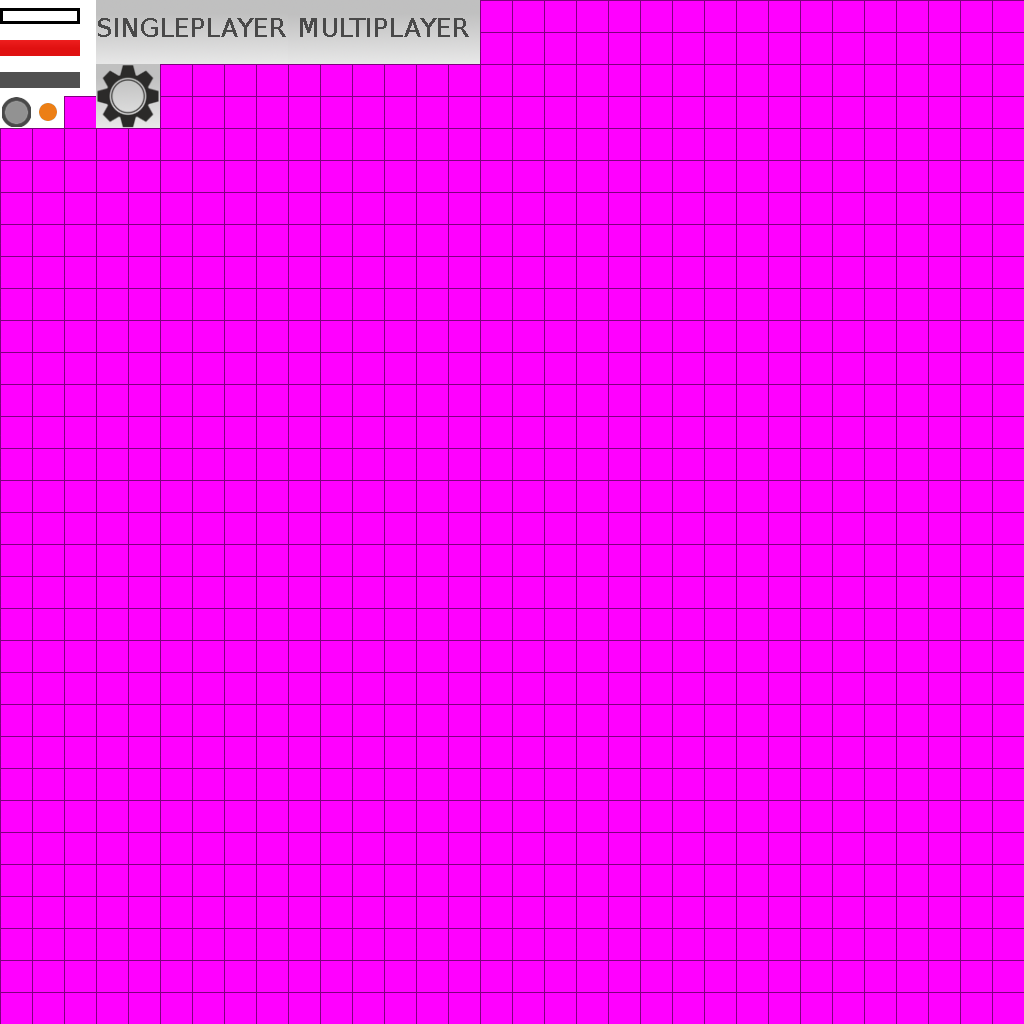
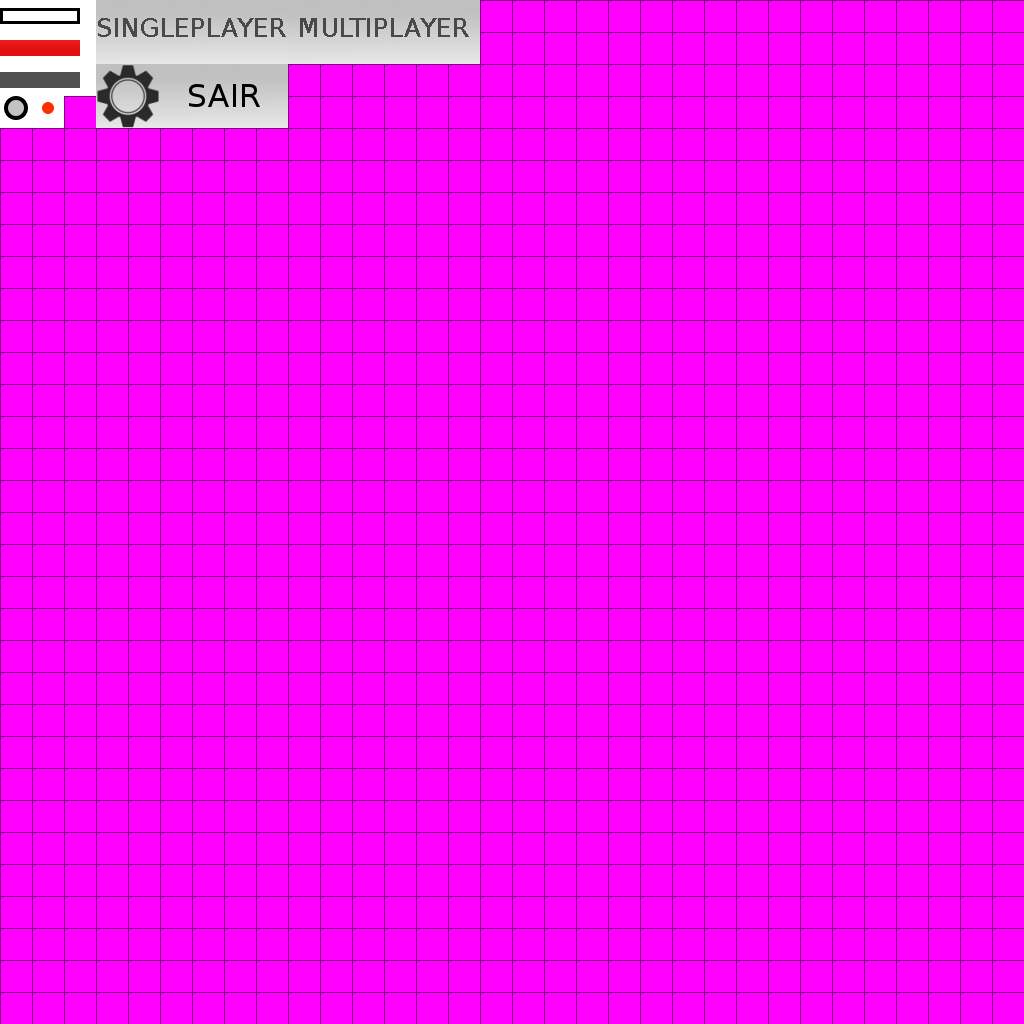
Revision of a layered 1024x1024 image; what changed, layer by layer:
removed layer "Camada colada" over [39, 103, 57, 121]
added group "hoverButton" with 4 layers above "checkbox" over [160, 64, 288, 128]
added layer "SAIR" in group "hoverButton" over [189, 84, 260, 107]
painted on "checkbox" over [2, 96, 54, 129]
painted on "Button" over [160, 64, 288, 128]
painted on "UI.png" over [8, 128, 28, 129]
